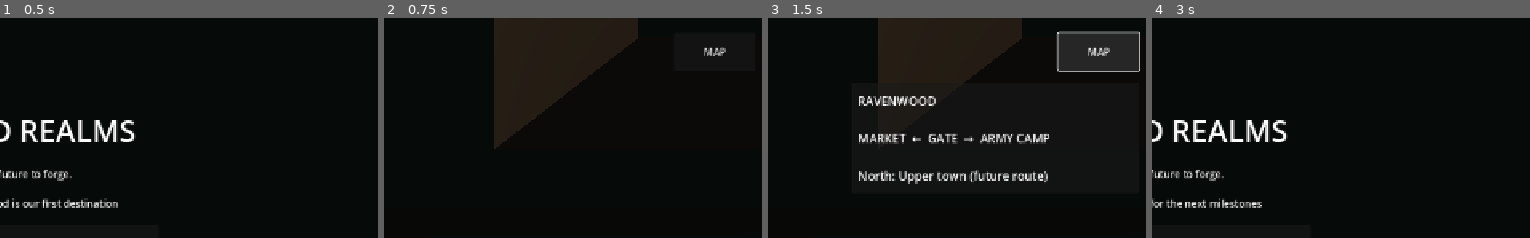
Above: before the commit, frames 1-4 (left to right).
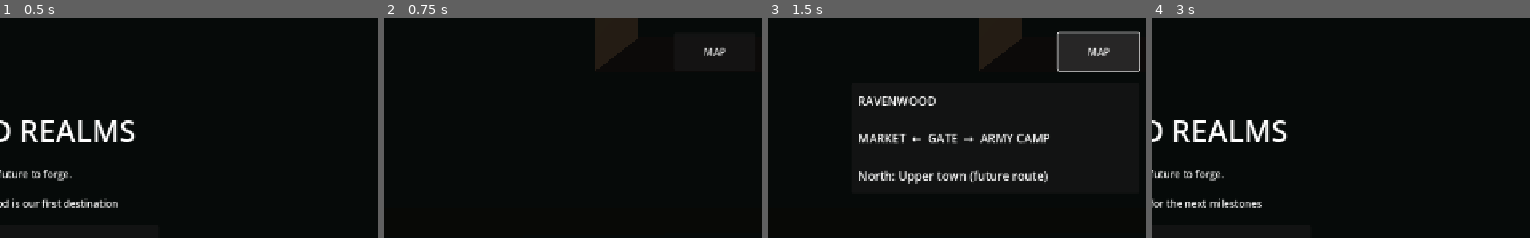
Above: after the commit, the same moments.

Repository: tpylman90-ctrl/Shattered-realmsv1.0
Game: Godot game, scene res://scenes/main.tscn
Same seed, same stepped clock (60 frames per second), same inputs: the game is played once before the commit and once after it.
Inputs:
- Up to frame 1 (0.5 s): no input
- Up to frame 2 (0.75 s): click "Ravenwood" at 0.5 s
- Up to frame 3 (1.5 s): click "MAP" at 1.25 s
- Up to frame 4 (3 s): click "MENU" at 2 s; click "Entropic Forge" at 2.75 s
The pictures show only the part of the screen within x 50-100%, y 0-50%; the shares and areas given below are measured in that part.

Frame 1 is identical in both runs. In frame 2, 11% of the frame differs, in the area x 29-56%, y 0-60%; in frame 3, 7.8%; in frame 4, nothing differs.
Error in both runs: Trying to assign value of type 'Nil' to a variable of type 'Dictionary'. (res://scripts/field.gd:151)

Commit message:
Improve field framing, forest depth and safe street navigation

Diff:
--- a/game/scripts/field.gd
+++ b/game/scripts/field.gd
@@ -187,7 +187,7 @@
 	var plane := Plane(Vector3.UP, 0)
 	var hit = plane.intersects_ray(camera.project_ray_origin(screen), camera.project_ray_normal(screen))
 	if hit != null:
-		destination = Vector3(clampf(hit.x, -5.95, 5.95), 0, clampf(hit.z, -3.1, 3.1))
+		destination = Vector3(clampf(hit.x, -9.45, 9.45), 0, clampf(hit.z, 0.05, 3.1))
 		walking_to_target = true
 
 func _physics_process(delta: float) -> void:
@@ -208,8 +208,8 @@
 	input = input.limit_length()
 	player.velocity = Vector3(input.x * 3, -1, input.y * 3)
 	player.move_and_slide()
-	player.position.x = clampf(player.position.x, -6, 6)
-	player.position.z = clampf(player.position.z, -3.1, 3.1)
+	player.position.x = clampf(player.position.x, -9.5, 9.5)
+	player.position.z = clampf(player.position.z, 0.05, 3.1)
 	player.position.y = maxf(0, player.position.y)
 	if input.length() > 0.1:
 		body_visual.rotation.y = lerp_angle(body_visual.rotation.y, atan2(input.x, input.y), delta * 12)
@@ -220,11 +220,11 @@
 	if transition_lock > 0 or absf(player.position.z) > 1.6:
 		return
 	if field_id == "gate":
-		if player.position.x < -5.7:
-			load_field("market", Vector3(4.7, 0, 0))
-		elif player.position.x > 5.7:
-			load_field("camp", Vector3(-4.7, 0, 0))
-	elif field_id == "market" and player.position.x > 5.7:
-		load_field("gate", Vector3(-4.7, 0, 0))
-	elif field_id == "camp" and player.position.x < -5.7:
-		load_field("gate", Vector3(4.7, 0, 0))
+		if player.position.x < -9.2:
+			load_field("market", Vector3(8.3, 0, 1))
+		elif player.position.x > 9.2:
+			load_field("camp", Vector3(-8.3, 0, 1))
+	elif field_id == "market" and player.position.x > 9.2:
+		load_field("gate", Vector3(-8.3, 0, 1))
+	elif field_id == "camp" and player.position.x < -9.2:
+		load_field("gate", Vector3(8.3, 0, 1))
--- a/game/tests/test_fields.gd
+++ b/game/tests/test_fields.gd
@@ -14,21 +14,21 @@
 	var scene = load("res://scenes/ravenwood.tscn").instantiate()
 	add_child_autofree(scene)
 	assert_eq(scene.field_id, "gate")
-	scene.player.position = Vector3(-5.9, 0, 0)
+	scene.player.position = Vector3(-9.4, 0, 0)
 	scene.transition_lock = 0
 	scene._physics_process(0.01)
 	assert_eq(scene.field_id, "market")
-	assert_lt(scene.player.position.x, 5.7)
-	scene.player.position = Vector3(5.9, 0, 0)
+	assert_lt(scene.player.position.x, 9.2)
+	scene.player.position = Vector3(9.4, 0, 0)
 	scene.transition_lock = 0
 	scene._physics_process(0.01)
 	assert_eq(scene.field_id, "gate")
-	assert_gt(scene.player.position.x, -5.7)
-	scene.player.position = Vector3(5.9, 0, 0)
+	assert_gt(scene.player.position.x, -9.2)
+	scene.player.position = Vector3(9.4, 0, 0)
 	scene.transition_lock = 0
 	scene._physics_process(0.01)
 	assert_eq(scene.field_id, "camp")
-	scene.player.position = Vector3(-5.9, 0, 0)
+	scene.player.position = Vector3(-9.4, 0, 0)
 	scene.transition_lock = 0
 	scene._physics_process(0.01)
 	assert_eq(scene.field_id, "gate")
Not shown, changed: README.md
Not shown, changed: docs/DESIGN.md
Not shown, changed: tools/build_ravenwood.py
